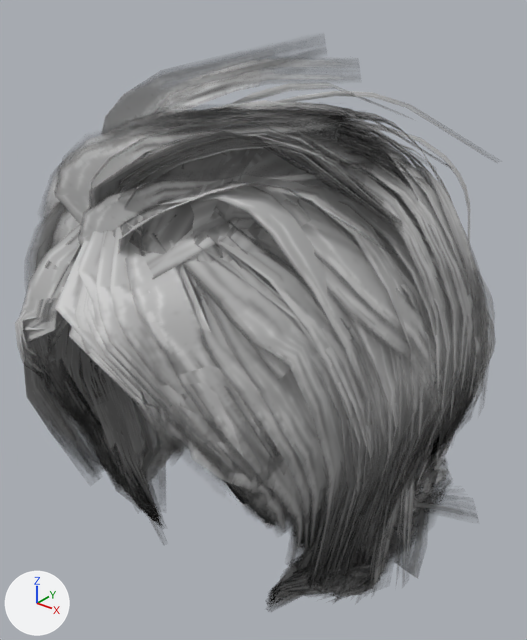
Renders of the glTF model public/models/daz_hair_side_long.glb from each side of a commit.
Rendered twice from a camera (50 mm lens) standing at (0.212, -0.265, 0.18) and looking at (-0.002, 0.002, 0.015). Arrows for +X, +Y and +Z are at lower left; the lights stay in place. The picture after the commit comes second. Vertices at exactly the same position are counted once.

The first picture shows 'daz_hair_side_long'.
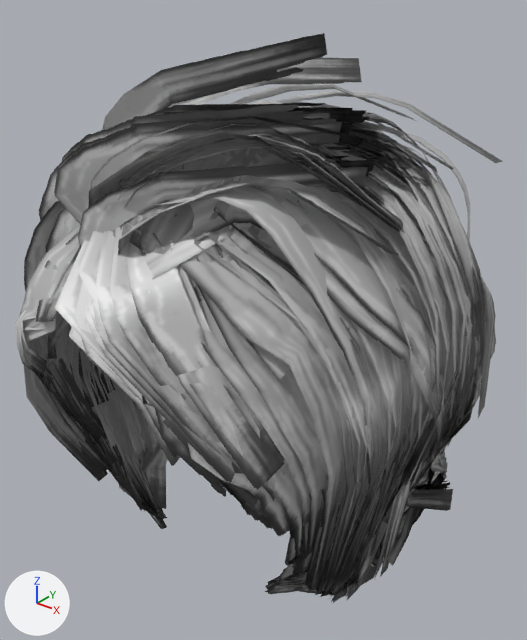
Pixel boxes [x1, y1, x2, y2] of what changed, in the pictures (527 x 640 px; the box of a moved part takes in the faces that stretch with it):
'daz_hair_side_long', reshaped
    before: [15, 49, 496, 610]
    after: [15, 33, 503, 604]
part 1 of me_daz_hair_side_long, moved or reshaped
    before: [45, 341, 495, 610]
    after: [41, 342, 496, 604]
part 2 of me_daz_hair_side_long, recoloured
    before: [18, 49, 496, 610]
    after: [18, 33, 503, 604]

Diff of the bpy script that builds the scene:
```diff
--- a/public/models/daz_hair_side_long.glb.py
+++ b/public/models/daz_hair_side_long.glb.py
@@ mat_daz_hair_side_long_mat_1 @@
+mat_daz_hair_side_long_mat_1 = bpy.data.materials.new('daz_hair_side_long_mat')
+# uses the picture img_daz_hair_side_long_tex
@@ me_daz_hair_side_long @@
 # used by ob_daz_hair_side_long; location = (0.0, 0.0, 0.0)
-me_daz_hair_side_long.from_pydata(...)  # 15007 vertices, 13268 faces; spans x -0.112..0.122, y -0.12..0.123, z -0.146..0.155
+me_daz_hair_side_long.from_pydata(...)  # 15007 vertices, 13268 faces; spans x -0.103..0.113, y -0.12..0.123, z -0.117..0.155
+# me_daz_hair_side_long part 1: 1804 of 15007 vertices moved; they spanned x -0.112..0.122, y -0.089..0.119, z -0.146..-0.02 and now span x -0.101..0.107, y -0.084..0.114, z -0.117..-0.02; mean shift (0.0, 0.0, 0.005); largest move (-0.002, 0.071, -0.146) -> (-0.002, 0.071, -0.117)
+# me_daz_hair_side_long part 2: 13268 faces spanning x -0.103..0.113, y -0.12..0.123, z -0.117..0.155 switch from mat_daz_hair_side_long_mat (picture img_daz_hair_side_long_tex) to mat_daz_hair_side_long_mat_1
```
